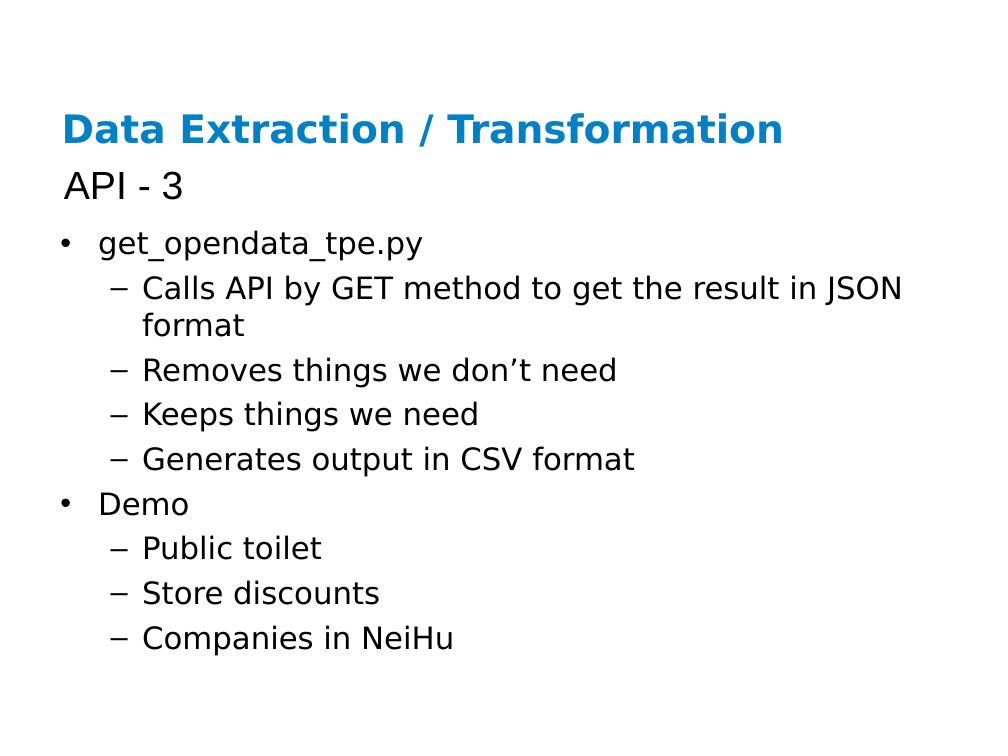
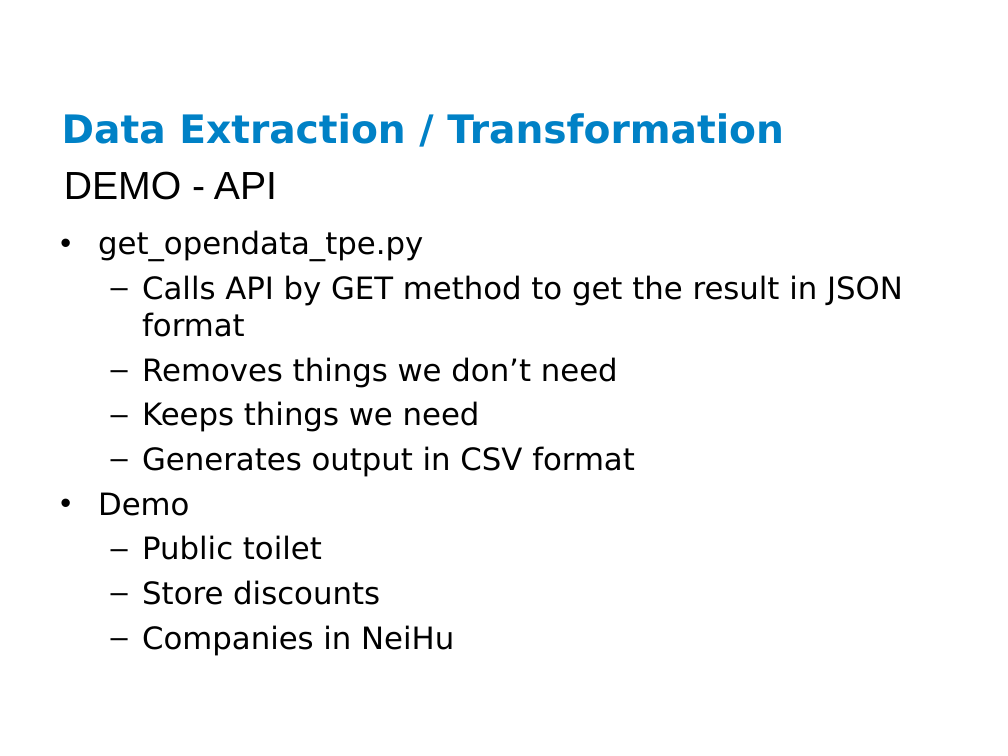
Before and after one commit to ianlin/small-data, a slide deck: slide 17 of training/data_etl.ppt (slide 13 before the commit). Drawn at 1008x756 pixels with LibreOffice and Linux fonts; fonts in the diff are those of the drawing; background and template pictures are left out. Boxes give left, top, right and bottom in pixels: in the first picture for what was removed or moved away, otherwise in the second. Text is boxed around its words. In the diff, an @@ line names an element or a change of style, - is before the commit and + after.

```diff
--- a/training/data_etl.ppt
+++ b/training/data_etl.ppt
@@ text at [64,171,277,200]: text changed @@
-API - 3
+DEMO - API
```
Also in this commit, not shown: 8 other slides changed, 4 slides added, 1 slide removed.
